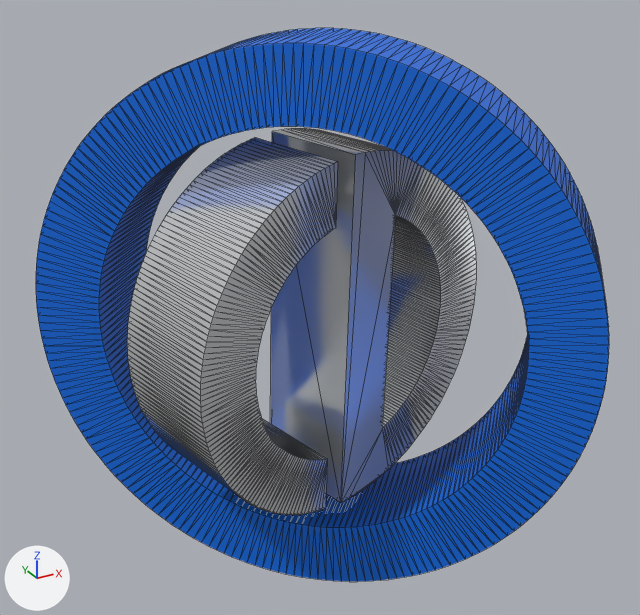
One commit to the glTF model model/logo_blender.gltf: the scene before it, then after it.
Camera for both pictures: a camera (50 mm lens) standing at (-6.7, -12.31, 6.4) and looking at (0.1, 0.06, 0.22). The lights are fixed; the arrows at lower left show +X, +Y and +Z. Mesh edges are drawn as thin lines. Vertices at the same position are counted once.

Objects in the first picture: 'center_logo', 'ring_logo.001'.
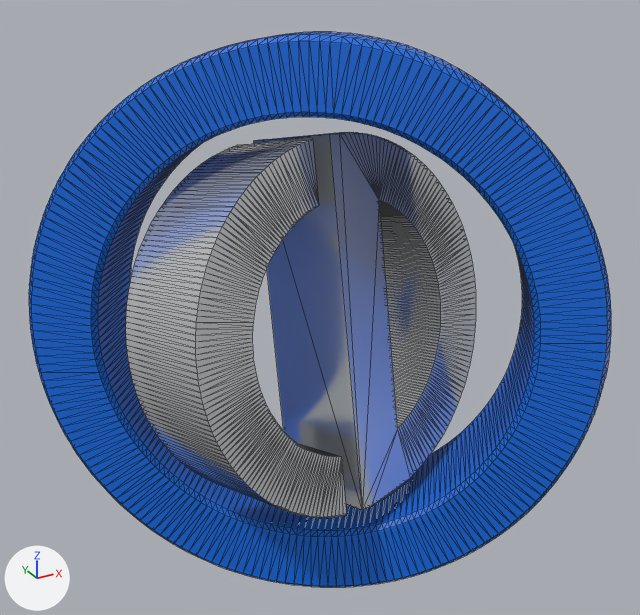
Pixel boxes [x1, y1, x2, y2] of what changed, in the pictures (640 x 615 px):
'ring_logo.001', reshaped, turned: before [36, 28, 609, 581]; after [29, 32, 611, 587]
'center_logo', turned: before [127, 128, 476, 515]; after [126, 132, 476, 518]

The edits, one by one:
me_ring_logo_001 is used by ob_ring_logo_001; location (0.0, 0.0, 0.0); rotation (0.0, -0.467, 2.407), in degrees (0, -27, 138); scale (0.195, 0.195, 0.195).
me_ring_logo_001 had 784 vertices, 1568 faces and spanned x -24.5..24.5, y -5.0..5.0, z -24.5..24.5.
me_ring_logo_001 now has 1568 vertices, 3136 faces and spans x -24.5..24.5, y -5.0..5.0, z -24.5..24.5.
me_ring_logo_001 part 1: 784 vertices removed from x -24.5..24.5, y -5.0..5.0, z -24.5..24.5; 1568 vertices added at x -24.5..24.5, y -5.0..5.0, z -24.5..24.5.
Object 'ring_logo.001' (ob_ring_logo_001) turns from (0, -27, 138) to (136, -83, 8.8) degrees about x, y and z.
Object 'center_logo' (ob_center_logo) turns from (88, -48, -74) to (80, -62, -68) degrees about x, y and z.
